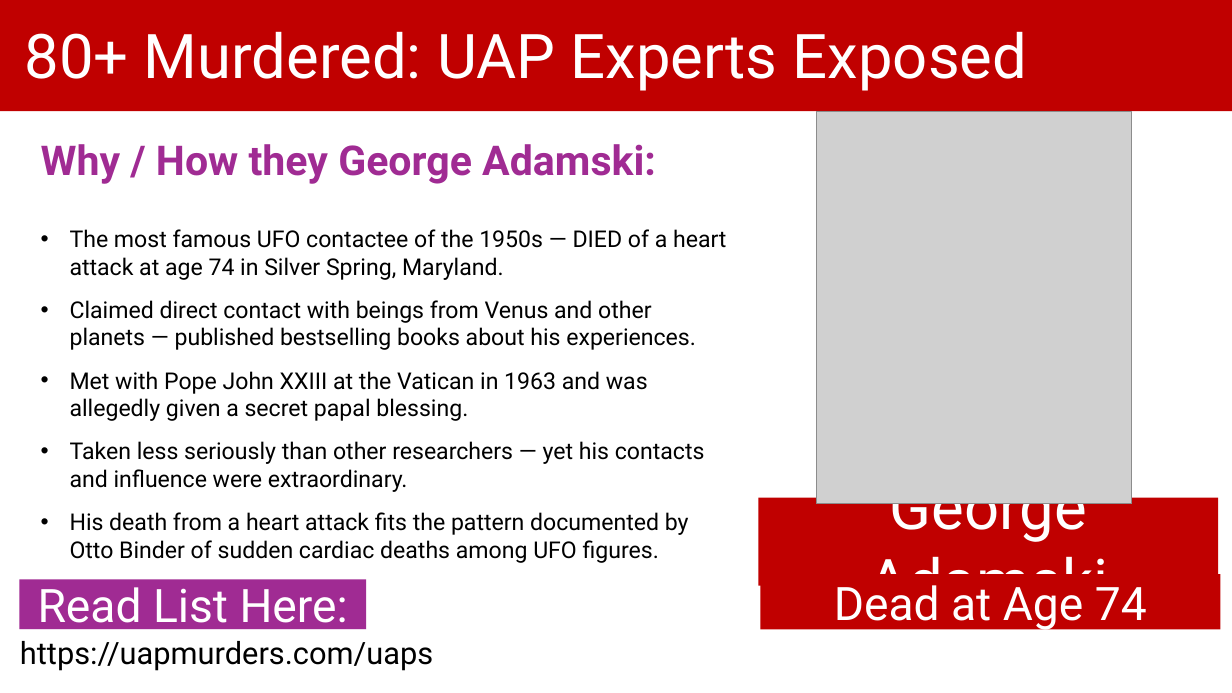
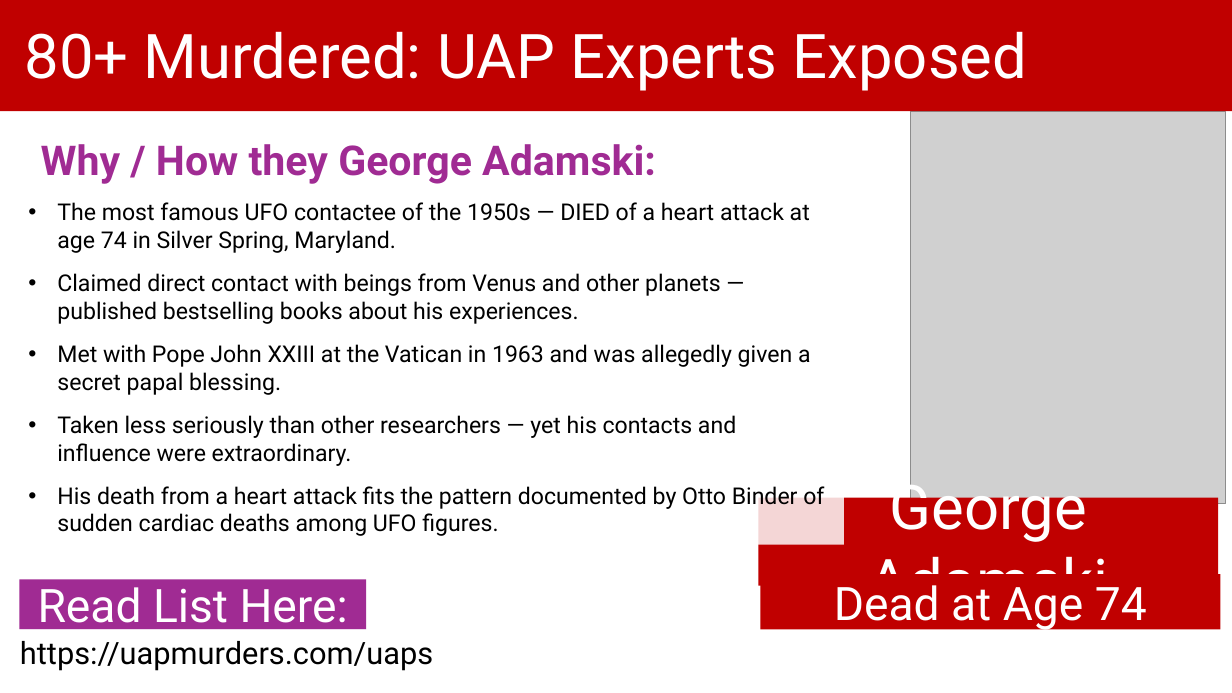
Before and after one commit to BryanStarbuck/UAP_Murder_Docus, a slide deck: slide 19 of UAPs/UAPs_Murders.pptx (slide 21 before the commit). Drawn at 1232x693 pixels with LibreOffice and Linux fonts; fonts in the diff are those of the drawing; grey boxes stand for pictures. Boxes give left, top, right and bottom in pixels: in the first picture for what was removed or moved away, otherwise in the second. Text is boxed around its words. In the diff, an @@ line names an element or a change of style, - is before the commit and + after.

```diff
--- a/UAPs/UAPs_Murders.pptx
+++ b/UAPs/UAPs_Murders.pptx
@@ picture: place and size @@
-picture at (817,111,1132,504)
+picture at (910,111,1226,504)
@@ text "The most famous UFO contactee ..." rewrapped from (70,229,726,563) to (57,202,824,536) @@
```
Also in this commit, not shown: 17 other slides changed, 1 slide added, 17 slides removed, 58 other files.
